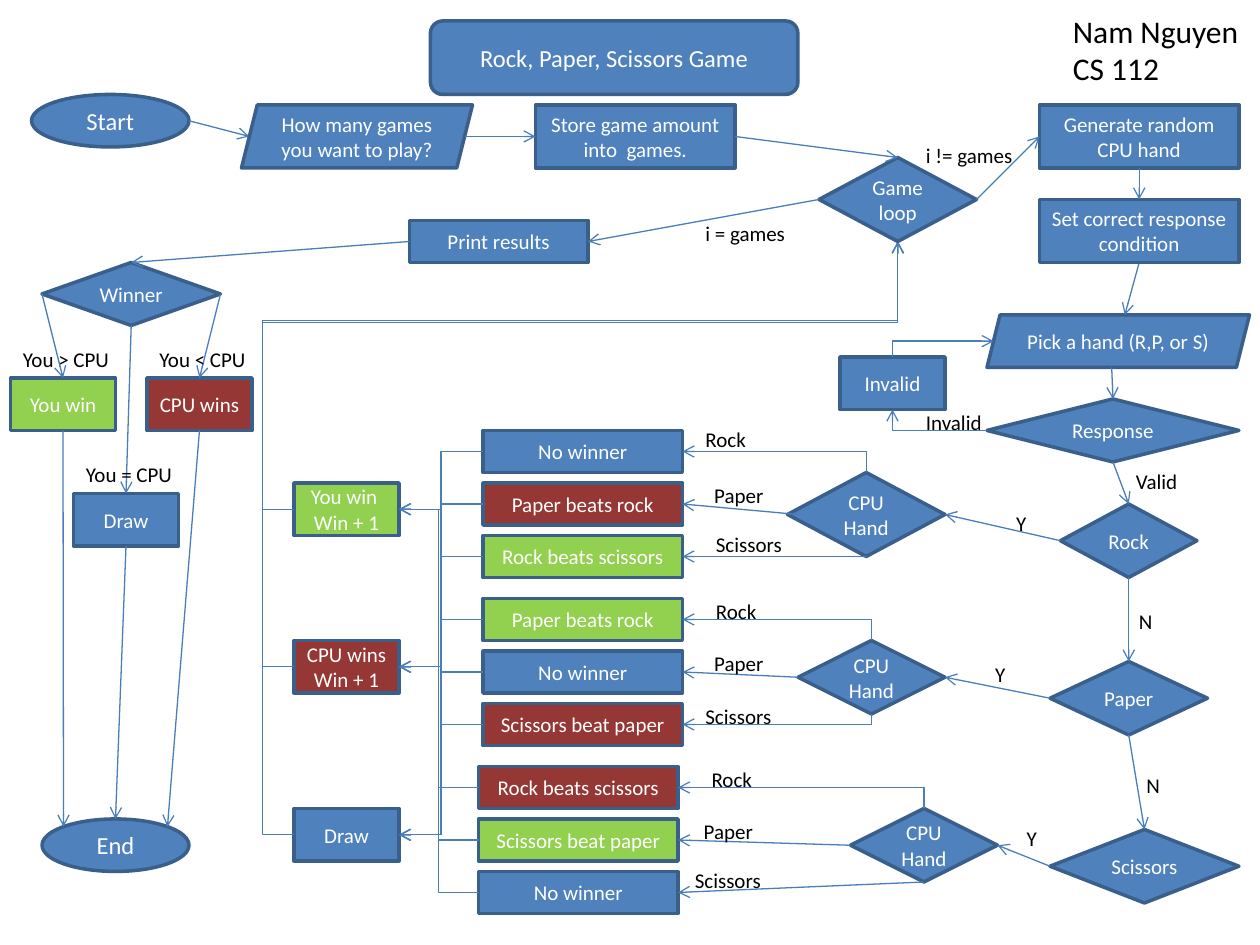
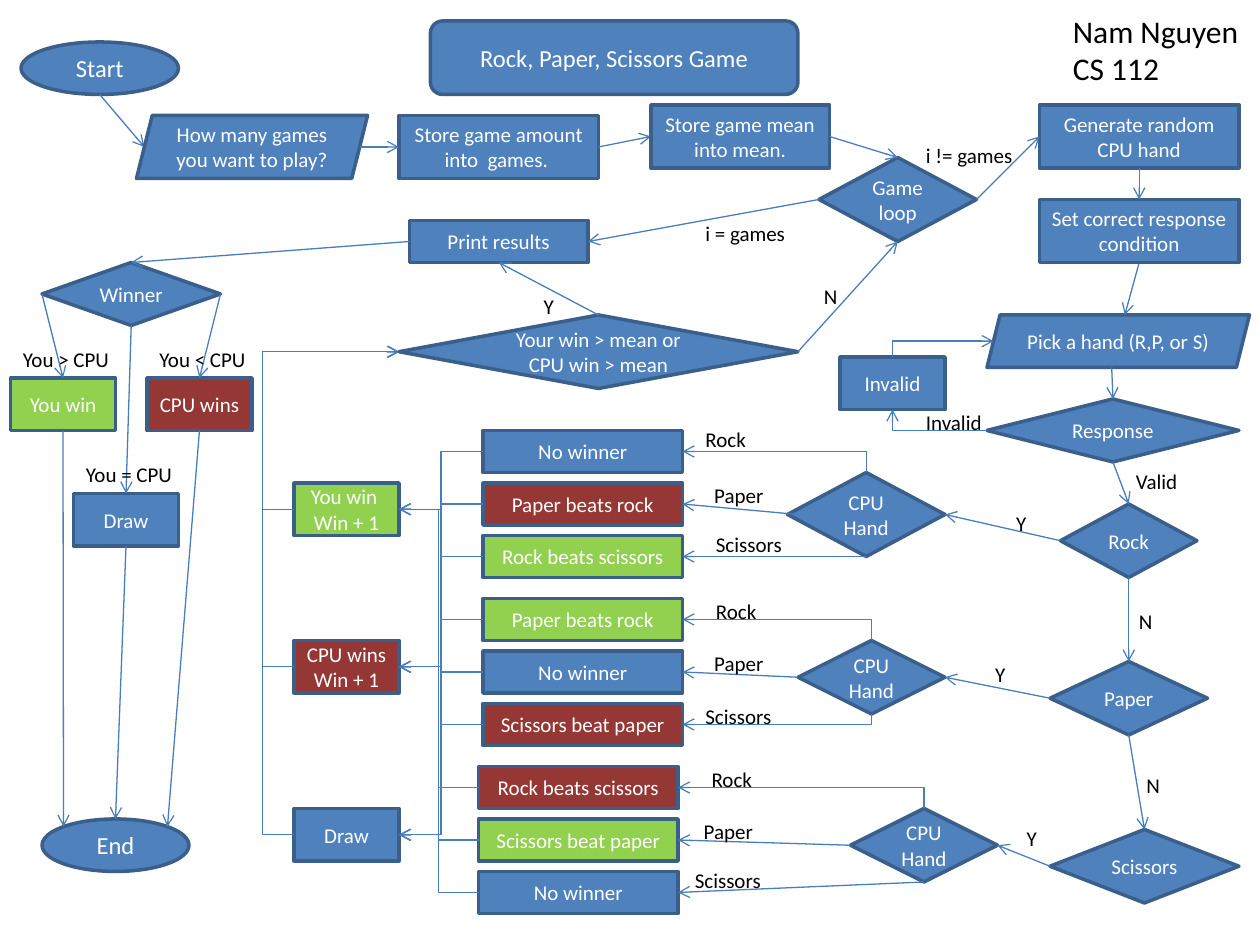
Before and after one commit to nnguyen14640/CS112_Nam_Nguyen, a slide deck: slide 1 of Rock, Paper, Scissors Game Loop Flowchart.pptx. Drawn at 1260x945 pixels with LibreOffice and Linux fonts; fonts in the diff are those of the drawing. Boxes give left, top, right and bottom in pixels: in the first picture for what was removed or moved away, otherwise in the second. Text is boxed around its words. In the diff, an @@ line names an element or a change of style, - is before the commit and + after.

Commit message:
Flowchart Update for Rock Paper Scissors Game
Updated to include the conditions if a player wins more than half of the
total games.

```diff
--- a/Rock, Paper, Scissors Game Loop Flowchart.pptx
+++ b/Rock, Paper, Scissors Game Loop Flowchart.pptx
@@ ellipse "Start": place and size @@
-ellipse "Start" at [32, 94, 189, 147]
+ellipse "Start" at [21, 42, 179, 94]
@@ arrow moved from (189, 121) - (249, 136) to (100, 94) - (145, 147) @@
@@ parallelogram "How many games you want ...": place and size @@
-parallelogram "How many games you want ..." at [242, 105, 472, 168]
+parallelogram "How many games you want ..." at [136, 116, 367, 179]
@@ rectangle "Store game amount into games.": place and size @@
-rectangle "Store game amount into games." at [536, 105, 735, 168]
+rectangle "Store game amount into games." at [399, 116, 598, 179]
@@ rectangle added at [651, 105, 830, 168], fill #4F81BD, outline #3A5F8C 2 pt, 12 pt, text #FFFFFF @@
+Store game mean into mean.
@@ arrow moved from (465, 136) - (536, 136) to (359, 147) - (399, 147) @@
@@ arrow moved from (735, 136) - (897, 158) to (598, 147) - (651, 136) @@
@@ arrow added from (829, 136) to (897, 158), #4B7EBC 0.75 pt @@
@@ arrow added from (598, 315) to (499, 262), #4B7EBC 0.75 pt @@
@@ arrow added from (798, 352) to (897, 242), #4B7EBC 0.75 pt @@
@@ text added at [824, 290, 838, 310], 12 pt, text #000000 @@
+N
@@ diamond added at [399, 315, 799, 388], fill #4F81BD, outline #3A5F8C 2 pt, 12 pt, text #FFFFFF @@
+Your win > mean or CPU win > mean
@@ text added at [544, 300, 554, 314], 12 pt, text #000000 @@
+Y
@@ elbow arrow moved from (294, 834) - (897, 242) to (294, 834) - (399, 352) @@
@@ elbow arrow moved from (294, 667) - (897, 242) to (294, 667) - (399, 352) @@
@@ elbow arrow moved from (294, 509) - (897, 242) to (294, 509) - (399, 352) @@
```
